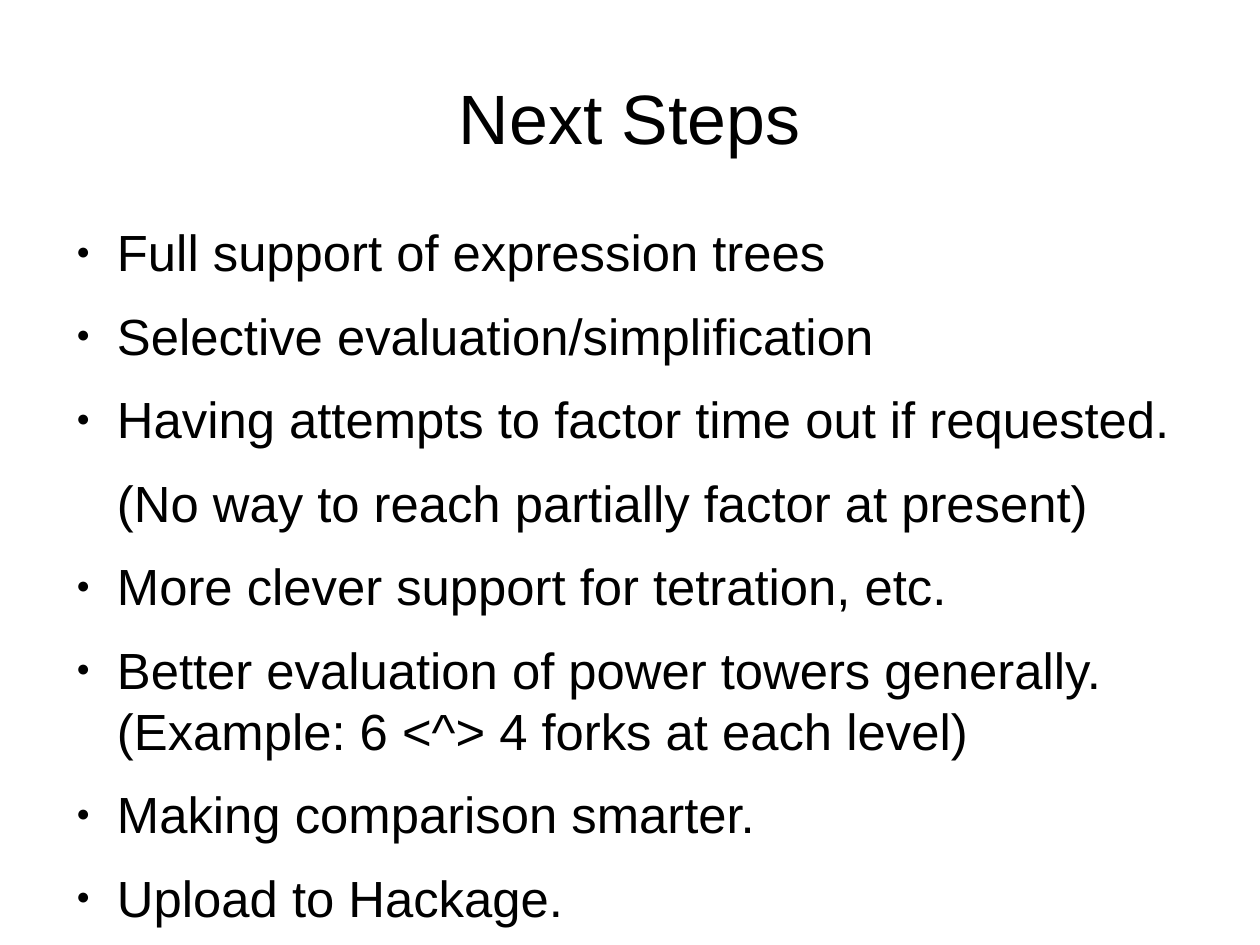
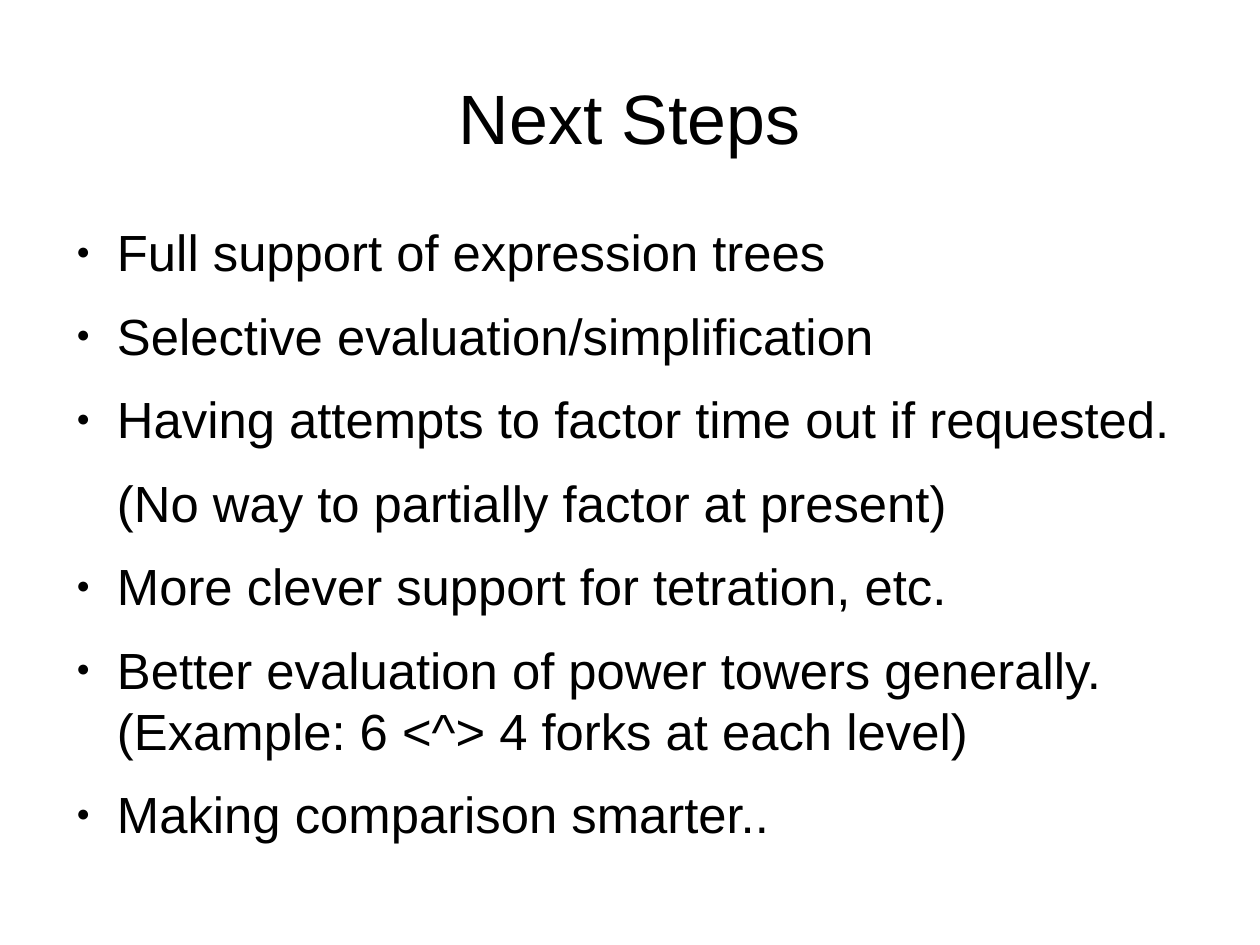
Before and after one commit to grandpascorpion/canon, a slide deck: slide 63 of goBigOrGoHome.odp. Drawn at 1260x945 pixels with LibreOffice and Linux fonts; fonts in the diff are those of the drawing. Boxes give left, top, right and bottom in pixels: in the first picture for what was removed or moved away, otherwise in the second. Text is boxed around its words. In the diff, an @@ line names an element or a change of style, - is before the commit and + after.

```diff
--- a/goBigOrGoHome.odp
+++ b/goBigOrGoHome.odp
@@ text at [117, 485, 946, 532]: text changed @@
-(No way to reach partially factor at present)
+(No way to partially factor at present)
@@ text at [117, 796, 754, 927]: text changed @@
-● Making comparison smarter.
-● Upload to Hackage.
+● Making comparison smarter..
```
Also in this commit, not shown: 1 other slide changed, 7 other files.
